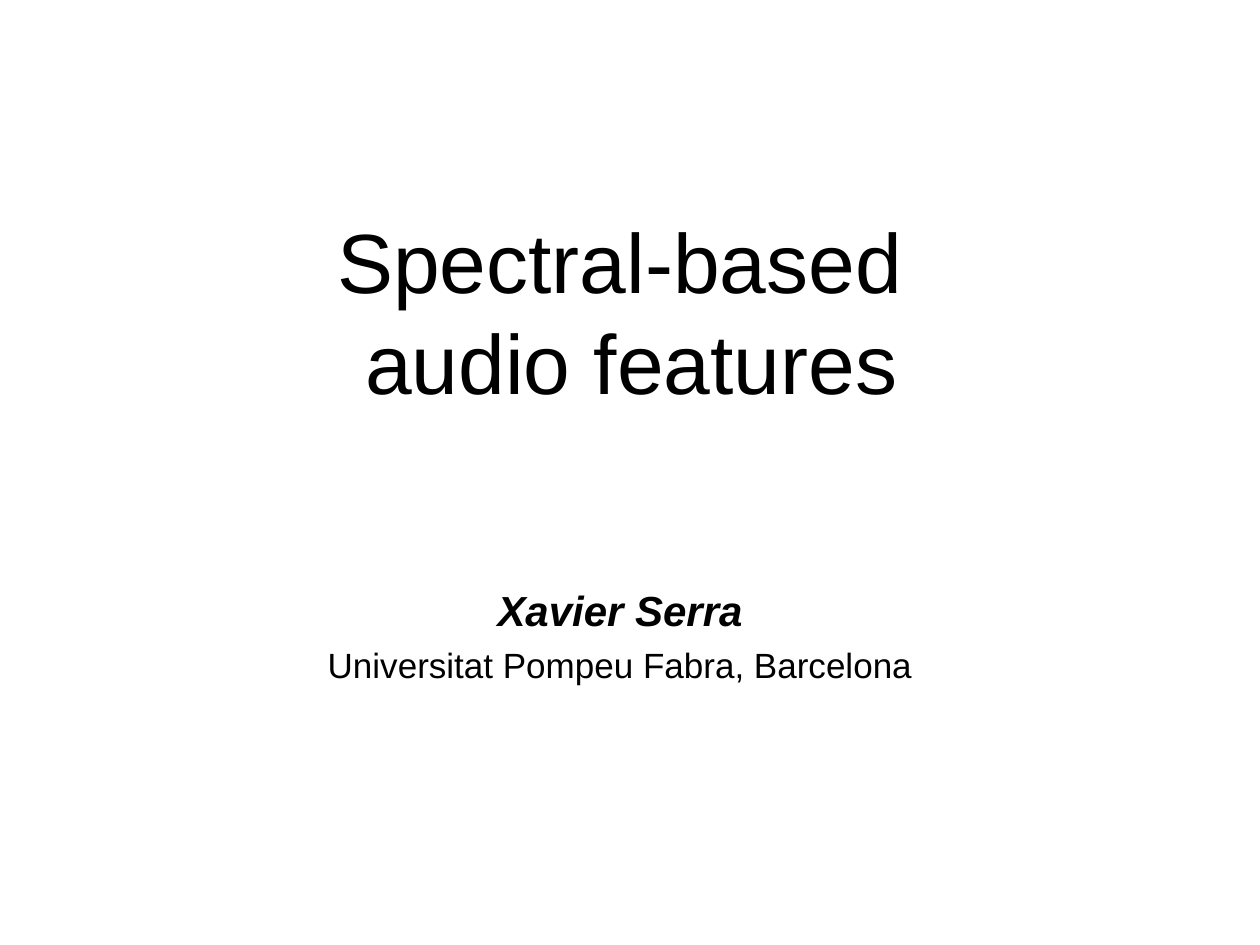
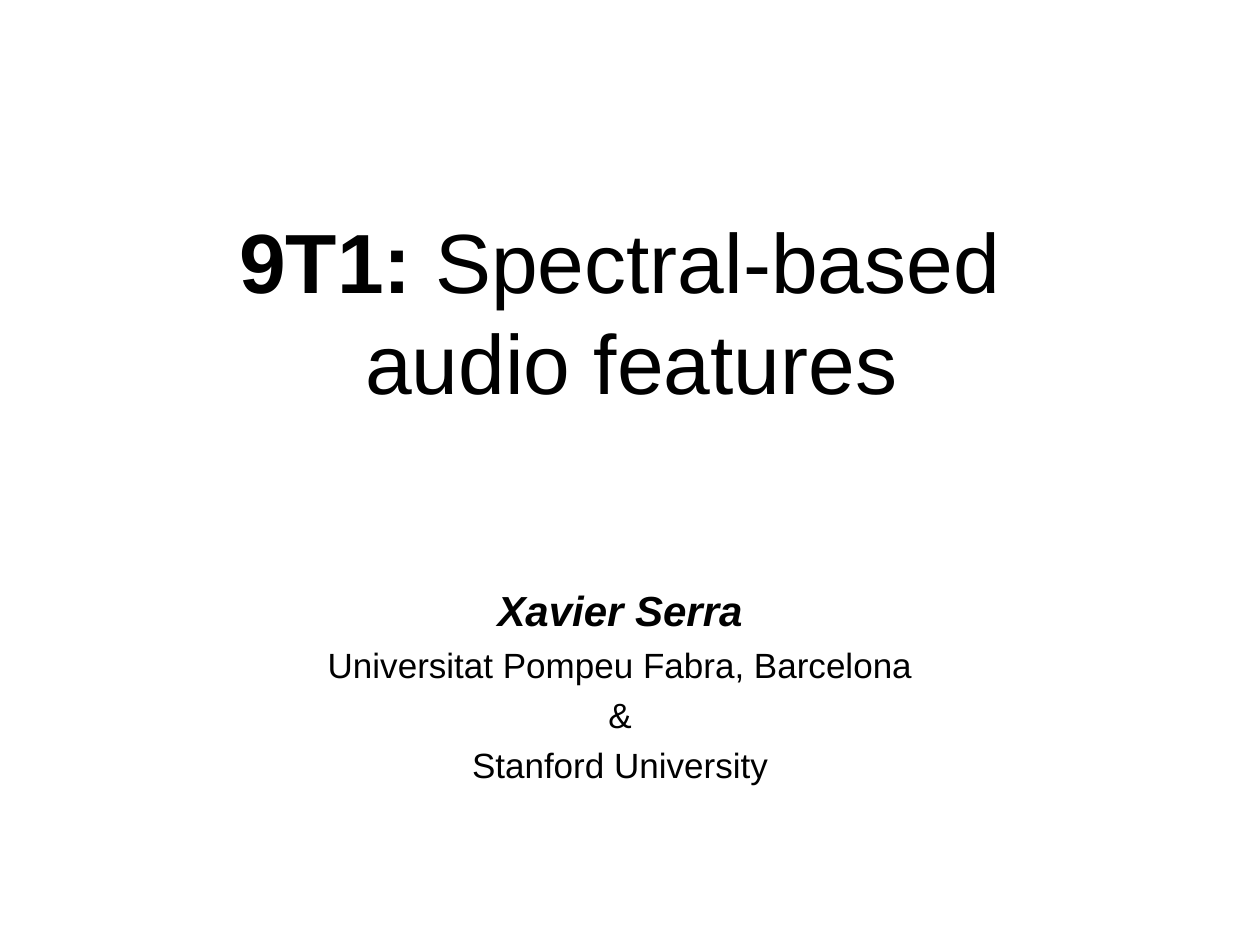
Before and after one commit to hoinx/sms-tools, a slide deck: slide 1 of lectures/9-Sound-description/9T1-Spectral-based-audio-features.odp. Drawn at 1260x945 pixels with LibreOffice and Linux fonts; fonts in the diff are those of the drawing. Boxes give left, top, right and bottom in pixels: in the first picture for what was removed or moved away, otherwise in the second. Text is boxed around its words. In the diff, an @@ line names an element or a change of style, - is before the commit and + after.

Commit message:
changes to lecture slides

```diff
--- a/lectures/9-Sound-description/9T1-Spectral-based-audio-features.odp
+++ b/lectures/9-Sound-description/9T1-Spectral-based-audio-features.odp
@@ title at [239,232,1000,395]: text changed @@
-Spectral-based
-audio features
+9T1: Spectral-based
+audio features
@@ text at [472,752,768,785]: paragraphs added @@
+&
+Stanford University
```
Also in this commit, not shown: 2 other slides changed, 4 other files.
